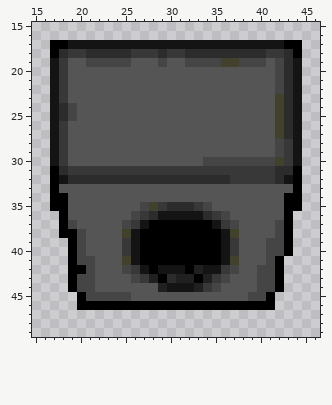
Edited in one commit: pixel-art file (img/launcher.ase). Above: the version before the commit.
64x64 pixels, 1 frame. Colours within 5 levels of each other are drawn and written as one. Shown: x 15..46, y 15..49.
After:
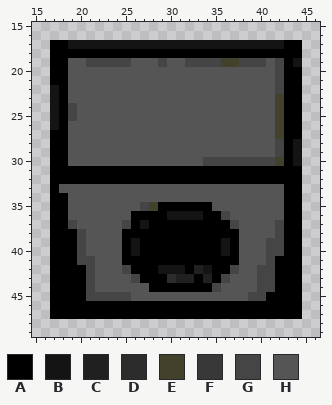
Palette (. is transparent): A #000000  B #141414  C #202020  D #2c2c2c  E #41412c  F #383838  G #454545  H #555555
Commit: Modifieing launchers/Rockets.
From old to new:
y 18: x 18..43 DFFDDDDDFFFDFFDDDDDDDDDFFD -> AAAAAAAAAAAAAAAAAAAAAAAAAA
y 19: x 17..18 BF -> AA; x 43 D -> A
y 20..21: x 17..18 BF -> AA; x 43..44 DB -> AA
y 22..23: x 18 F -> A; x 43..44 DB -> AA
y 24..25: x 18 D -> A; x 43..44 DB -> AA
y 26: x 18 F -> A; x 43..44 DB -> AA
y 27: x 17..18 BF -> AA; x 43..44 DB -> AA
y 28..30: x 17..18 BF -> AA; x 43 F -> A
y 31: x 18..43 DFFFFFFFFFFFFFFFFFFFFFFFDD -> AAAAAAAAAAAAAAAAAAAAAAAAAA
y 32: x 18..43 BDDDDDDDDDDDDDDDDDDFFFFFDB -> AAAAAAAAAAAAAAAAAAAAAAAAAA
y 33: x 43 H -> A
y 35: x 29..34 FDDDFG -> AAAAAA
y 36: x 17 . -> A; x 26..29 GFDB -> AAAA; x 34..35 DF -> AA; x 44 . -> A
y 37: x 17 . -> A; x 26 F -> A; x 35..36 BF -> AA; x 44 . -> A
y 38: x 17 . -> A; x 25..26 EB -> AA; x 36..37 BE -> AA; x 44 . -> A
y 39..40: x 17..18 .. -> AA; x 25 F -> A; x 37 F -> A; x 44 . -> A
y 41: x 17..18 .. -> AA; x 25..26 EB -> AA; x 36..37 BE -> AA; x 43..44 .. -> AA
y 42: x 17..18 .. -> AA; x 26..27 FB -> AA; x 35..36 BF -> AA; x 43..44 .. -> AA
y 43: x 17..18 .. -> AA; x 20 G -> A; x 27..28 FC -> AA; x 35 F -> A; x 43..44 .. -> AA
y 44: x 17..18 .. -> AA; x 20 G -> A; x 28..34 HCBBBCF -> AAAAAAA; x 43..44 .. -> AA
y 45..46: x 17..19 ... -> AAA; x 42..44 ... -> AAA
y 47: x 17..44 ............................ -> AAAAAAAAAAAAAAAAAAAAAAAAAAAA
Changed places in both pictures, as pixel boxes (x1, y1, x2, y2):
changed: (50, 49, 302, 319)
